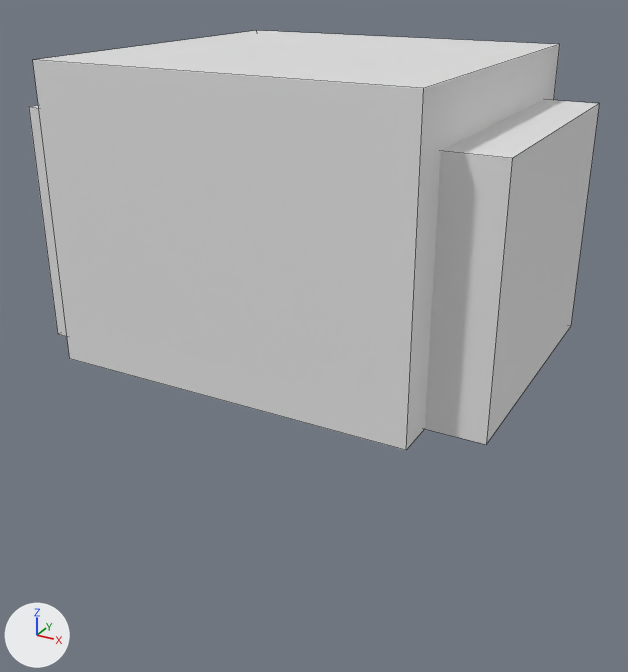
What one commit did to the FBX model HammerLike/Assets/Resources/Tile/Mesh/Wall_Ceil.fbx.
One viewpoint serves both versions: a 50 mm lens placed at (1.74, -3.2, 1.57), pointed at (0.01, -0.05, -0.01). The axes (+X, +Y, +Z) are drawn at lower left. The lights are the same throughout. Mesh edges are drawn as thin lines. Where no turn or scale is listed for an object, it has been applied to the vertices.

In view in the first picture: 'Wall_Ceil', 'Wall_Corner'.
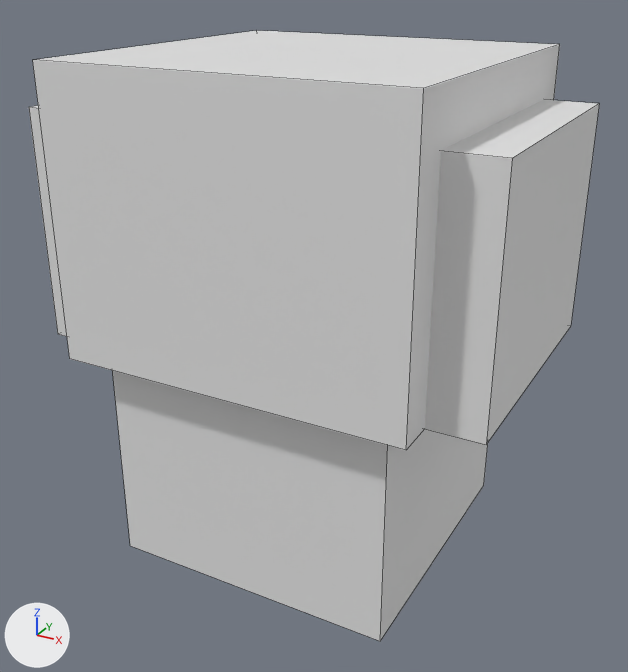
Scene script edits in JSON lines:
```json
{"op": "add", "block": "mat_tt_checker_512x512_color_grid_001", "code": ["mat_tt_checker_512x512_color_grid_001 = principled_material('TT_checker_512x512_COLOR_GRID.001')", "mat_tt_checker_512x512_color_grid_001.base_color = (0.8, 0.8, 0.8)  # white #e7e7e7"]}
{"op": "add", "block": "me_cube_001", "code": ["me_cube_001 = bpy.data.meshes.new('Cube.001')", "me_cube_001.from_pydata(...)  # a box spanning x -0.65..0.65, y -0.65..0.65, z -1.0..1.0", "me_cube_001.materials.append(mat_tt_checker_512x512_color_grid_001)  # its picture is missing"]}
{"op": "add", "block": "ob_wall_pillar", "code": ["ob_wall_pillar = bpy.data.objects.new('Wall_Pillar', me_cube_001)", "ob_wall_pillar.location = (0.0, 0.0, 0.0)"]}
```

Where the change shows, as pixel boxes (x1, y1, x2, y2) in the pictures (628 x 672 px):
```json
{"object": "Wall_Pillar", "change": "added", "after": [112, 370, 488, 641]}
```
